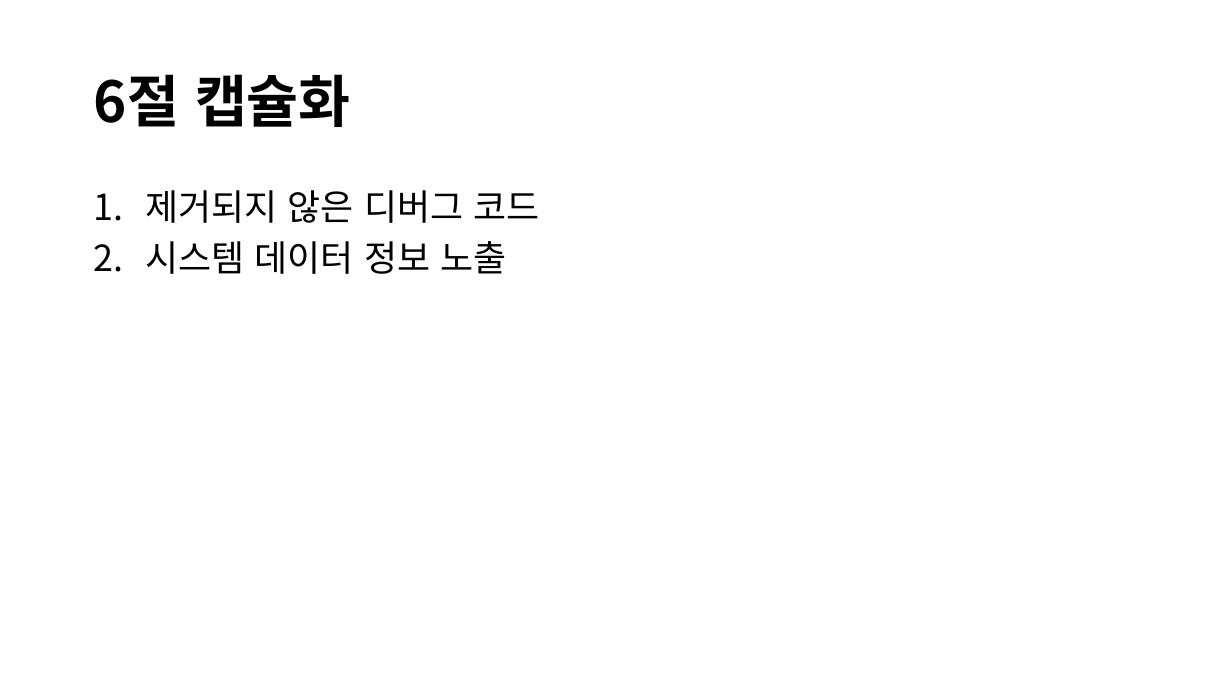
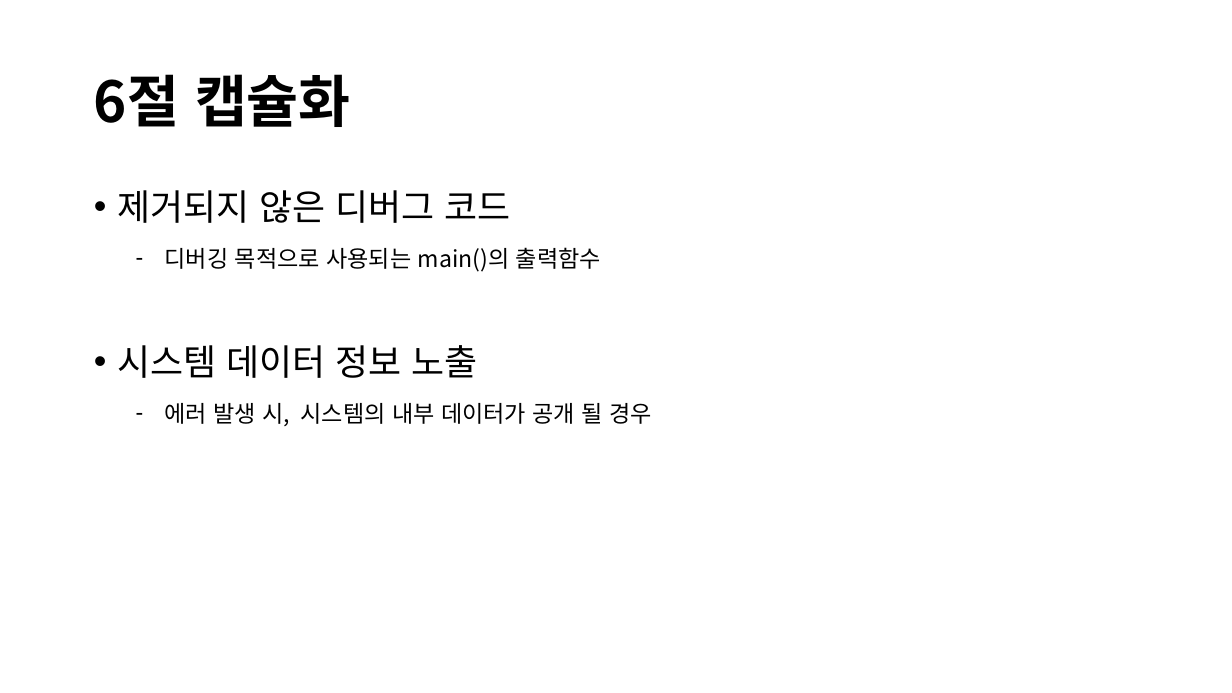
Before and after one commit to Klaxon9718/YUHAN_-security, a slide deck: slide 10 of 발표자료/Secure Coding 발표자료.pptx (slide 9 before the commit). Drawn at 1232x693 pixels with LibreOffice and Linux fonts; fonts in the diff are those of the drawing. Boxes give left, top, right and bottom in pixels: in the first picture for what was removed or moved away, otherwise in the second. Text is boxed around its words. In the diff, an @@ line names an element or a change of style, - is before the commit and + after.

```diff
--- a/발표자료/Secure Coding 발표자료.pptx
+++ b/발표자료/Secure Coding 발표자료.pptx
@@ text "제거되지 않은 디버그 코드" at (x1=117, y1=190, x2=510, y2=378): bullet 1. to • @@
@@ text added at (x1=165, y1=247, x2=601, y2=272), 18 pt, text #000000 @@
+– 디버깅 목적으로 사용되는 main()의 출력함수
@@ text added at (x1=165, y1=403, x2=652, y2=426), 18 pt, text #000000 @@
+– 에러 발생 시, 시스템의 내부 데이터가 공개 될 경우
```
Also in this commit, not shown: 4 other slides changed, 2 slides added, 1 other file.
